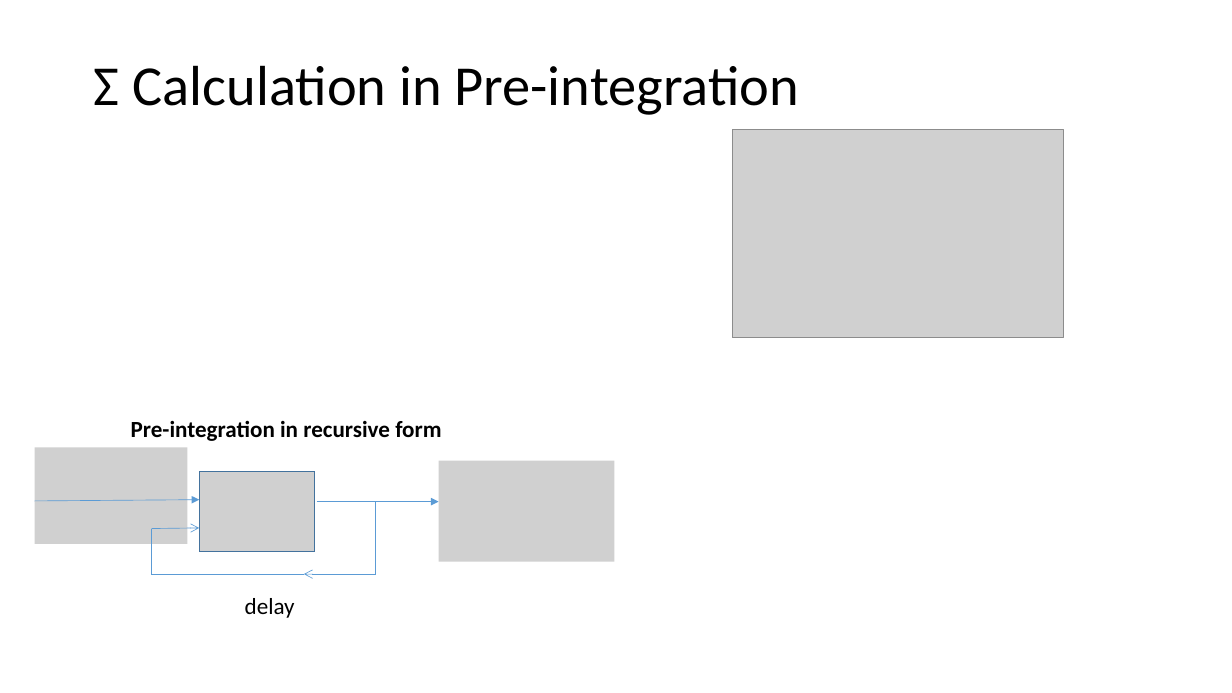
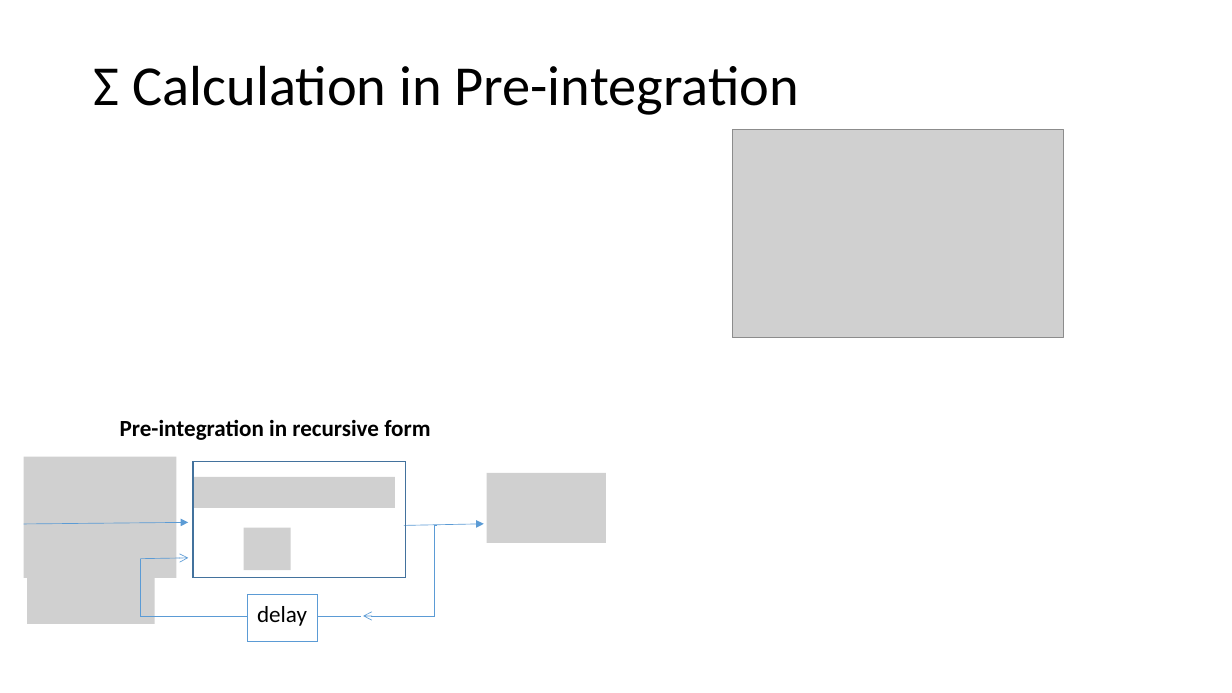
Before and after one commit to liyang-liu/Preintegration_VINS, a slide deck: slide 5 of doc/Efficient Visual-Inertial Navigation using Euler angles.pptx. Drawn at 1232x693 pixels with LibreOffice and Linux fonts; fonts in the diff are those of the drawing; grey boxes stand for pictures. Boxes give left, top, right and bottom in pixels: in the first picture for what was removed or moved away, otherwise in the second. Text is boxed around its words. In the diff, an @@ line names an element or a change of style, - is before the commit and + after.

```diff
--- a/doc/Efficient Visual-Inertial Navigation using Euler angles.pptx
+++ b/doc/Efficient Visual-Inertial Navigation using Euler angles.pptx
@@ rectangle "Pre-integration in recursive form": place and size @@
-rectangle "Pre-integration in recursive form" at <box>131,420,441,441</box>
+rectangle "Pre-integration in recursive form" at <box>111,409,461,457</box>
@@ rectangle "Pre-integration in recursive form" at <box>111,409,461,457</box>: fill none to #FFFFFF @@
@@ picture: place and size @@
-picture at <box>34,447,188,543</box>
+picture at <box>23,457,177,578</box>
@@ rectangle added at <box>193,461,406,578</box>, outline #43739E 1 pt @@
@@ picture: place and size @@
-picture at <box>200,471,315,552</box>
+picture at <box>194,477,396,508</box>
@@ picture: place and size @@
-picture at <box>439,461,615,562</box>
+picture at <box>487,473,606,543</box>
@@ arrow moved from (34, 501) - (200, 500) to (23, 524) - (189, 522) @@
@@ picture added at <box>244,528,291,570</box> @@
@@ elbow arrow moved from (378, 502) - (304, 574) to (437, 525) - (363, 616) @@
@@ arrow moved from (317, 502) - (439, 502) to (404, 526) - (484, 524) @@
@@ picture added at <box>27,554,154,624</box> @@
@@ arrow moved from (152, 529) - (200, 528) to (140, 559) - (189, 558) @@
@@ elbow line moved from (152, 529) - (152, 575) to (140, 559) - (140, 616) @@
@@ rectangle "delay": place and size @@
-rectangle "delay" at <box>245,598,295,618</box>
+rectangle "delay" at <box>248,595,317,642</box>
@@ rectangle "delay" at <box>248,595,317,642</box>: fill none to #FFFFFF; outline none to #5B9BD5 0.75 pt @@
@@ elbow line moved from (152, 574) - (304, 575) to (140, 616) - (361, 616) @@
```
Also in this commit, not shown: 8 other files.
